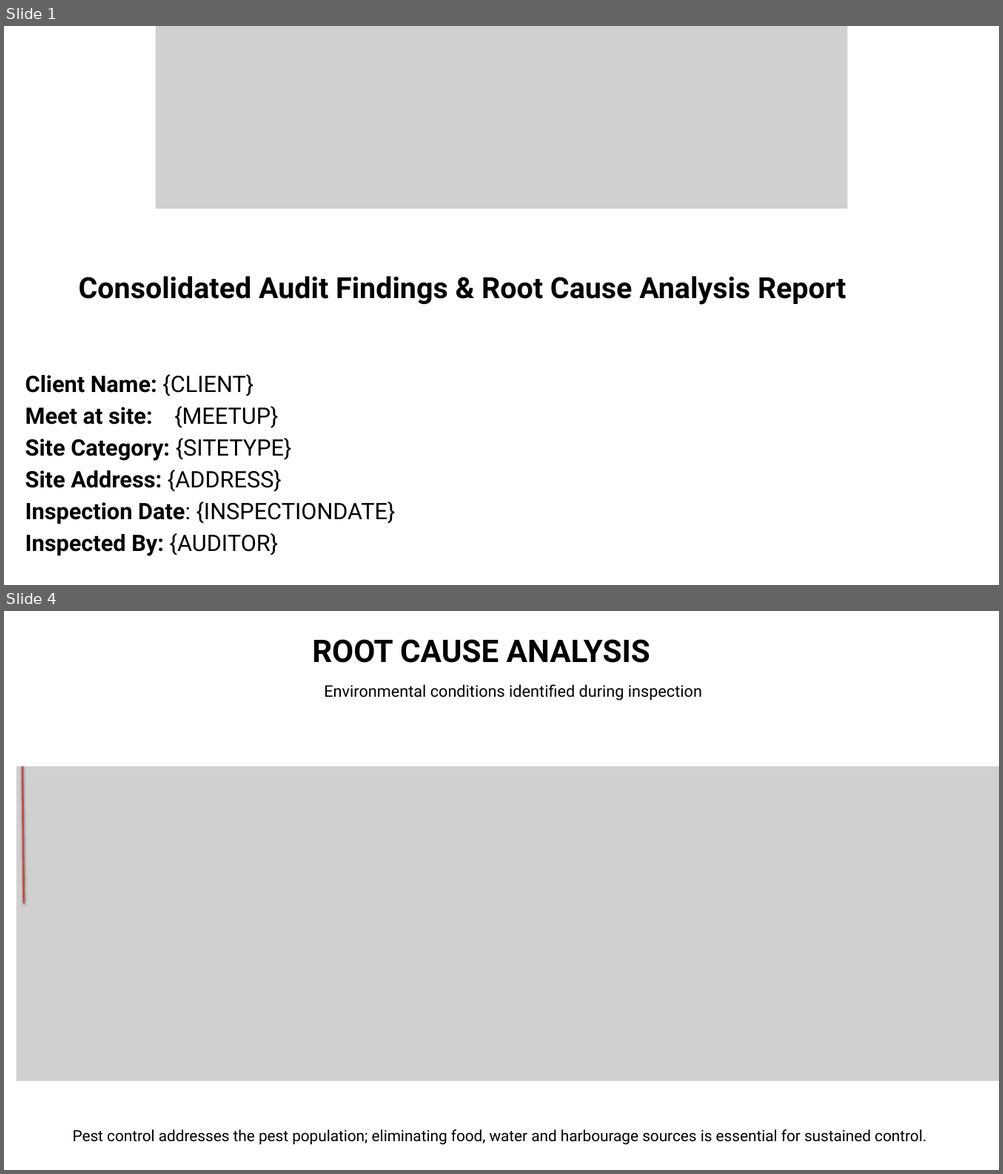
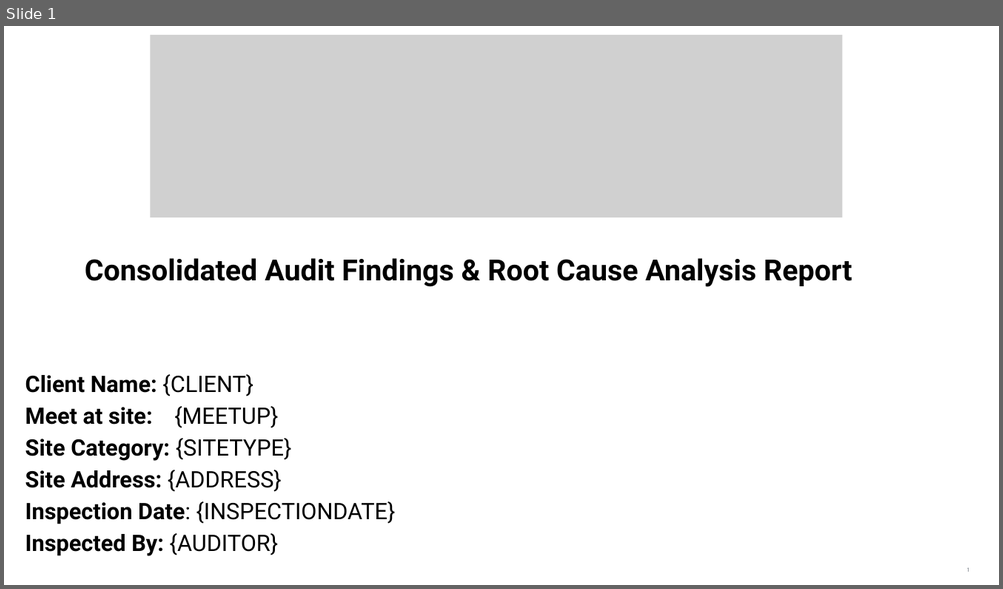
Before and after one commit to epcorn/Pestxz, a slide deck: tmp/client.pptx. Shown one above the other, each under a label of ours: slides 1 and 4 before the commit, slide 1 after it; the slides between them are not shown. The pictures are 1003x1174 and 1003x589 pixels, drawn with LibreOffice and Linux fonts; fonts in the diff are those of the drawing; grey boxes stand for pictures. Boxes give left, top, right and bottom in pixels: in the first picture for what was removed or moved away, otherwise in the second. Text is boxed around its words. In the diff, an @@ line names an element or a change of style, - is before the commit and + after.

```diff
--- a/tmp/client.pptx
+++ b/tmp/client.pptx
@@ slide 4 removed at [4,611,999,1170], background #FFFFFF @@
@@ text removed at [312,639,650,663] @@
-ROOT CAUSE ANALYSIS
@@ text removed at [324,684,702,701] @@
-Environmental conditions identified during inspection
@@ picture removed at [17,766,999,1081] @@
@@ line removed from (22, 766) to (24, 903) @@
@@ text removed at [73,1130,926,1145] @@
-Pest control addresses the pest population; eliminating food, water and harbourage sources is essential for sustained control.
@@ slide 1 changed as well @@
@@ picture: place and size @@
-picture at [155,26,847,209]
+picture at [151,35,842,218]
@@ text "Consolidated Audit Findings & Root ...": place and size @@
-text "Consolidated Audit Findings & Root ..." at [79,276,845,305]
+text "Consolidated Audit Findings & Root ..." at [85,258,851,287]
```
Also in this commit, not shown: 3 other slides changed, 11 slides added, 10 other slides removed, 3 other files.
